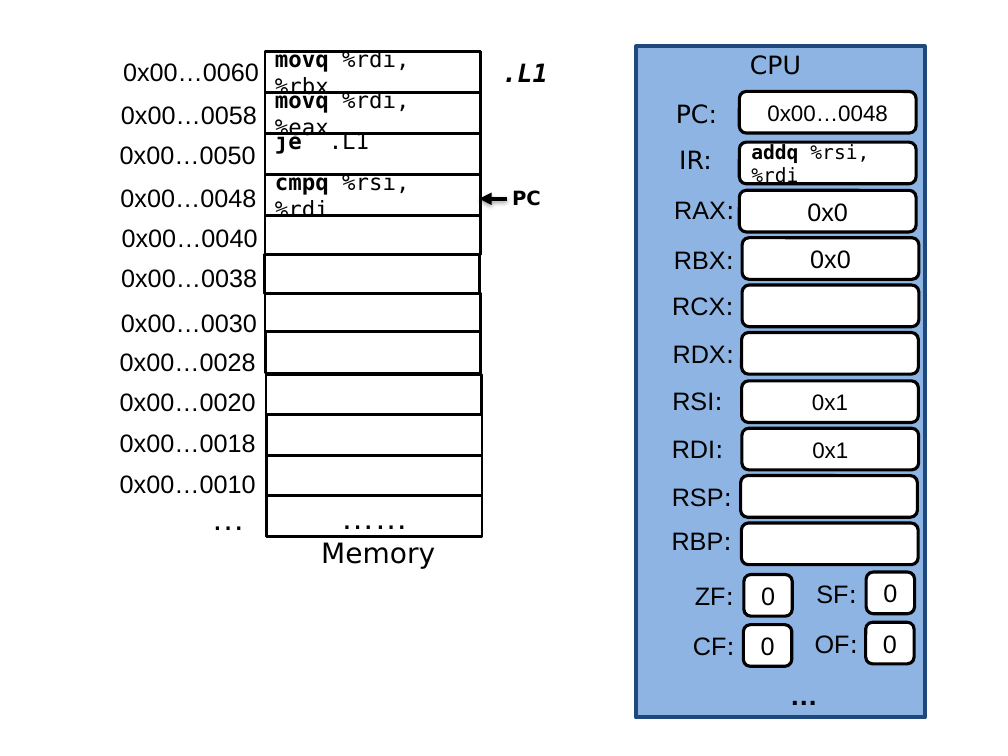
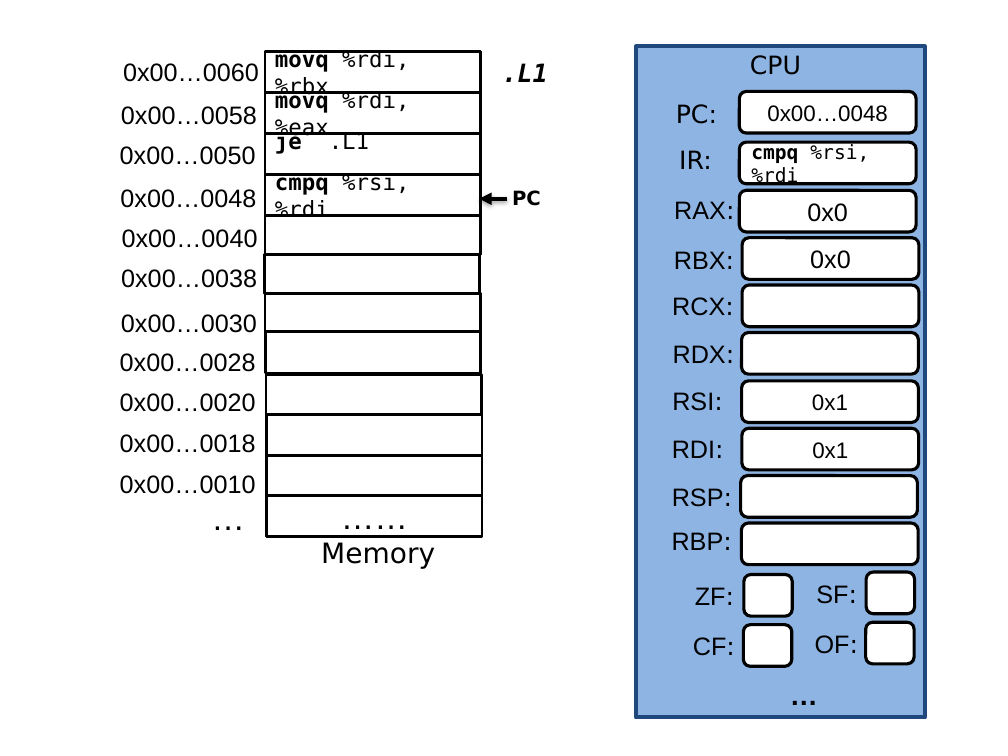
Before and after one commit to NYU-CSO/nyu-cso.github.io, a slide deck: slide 59 of notes/08-Machine_Control.pptx. Drawn at 1008x756 pixels with LibreOffice and Linux fonts; fonts in the diff are those of the drawing. Boxes give left, top, right and bottom in pixels: in the first picture for what was removed or moved away, otherwise in the second. Text is boxed around its words. In the diff, an @@ line names an element or a change of style, - is before the commit and + after.

```diff
--- a/notes/08-Machine_Control.pptx
+++ b/notes/08-Machine_Control.pptx
@@ text in rounded rectangle at [751,143,869,187]: text changed @@
-addq %rsi,%rdi
+cmpq %rsi,%rdi
@@ text in rounded rectangle at [761,587,775,606]: text removed @@
-0
@@ text in rounded rectangle at [883,584,897,603]: text removed @@
-0
@@ text in rounded rectangle at [761,637,775,656]: text removed @@
-0
@@ text in rounded rectangle at [883,635,897,654]: text removed @@
-0
```
Also in this commit, not shown: 38 other slides changed, 1 slide added, 8 slides removed, 4 other files.
